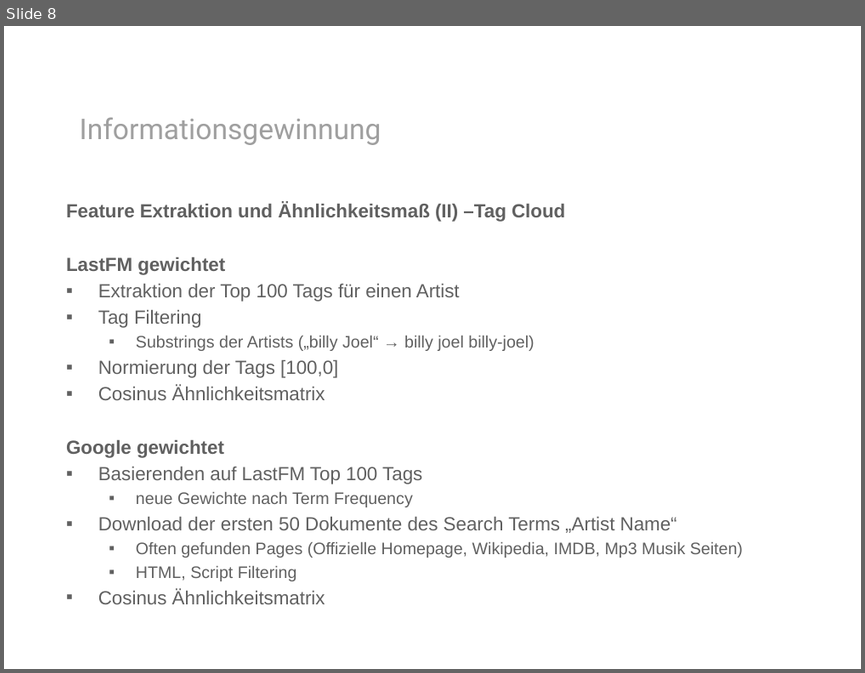
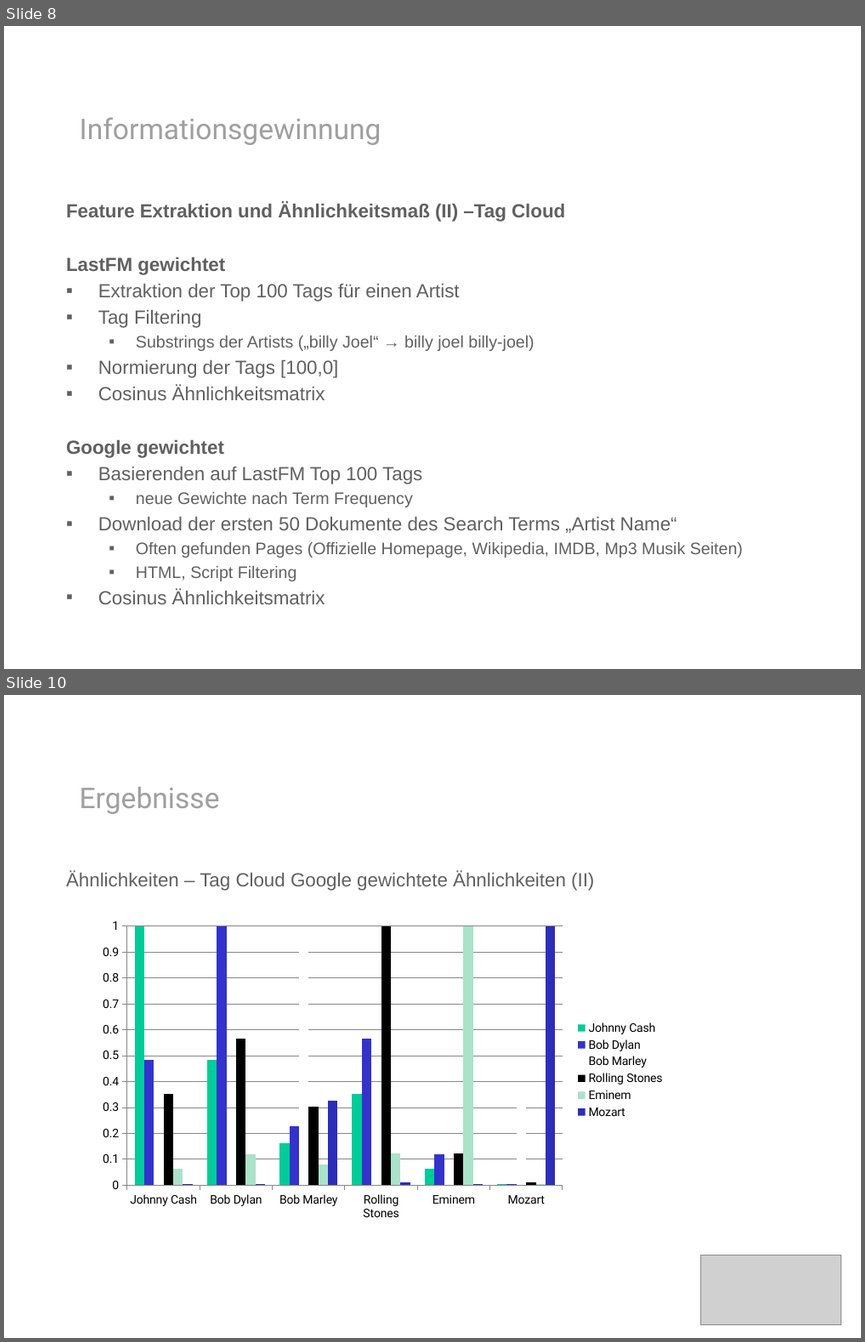
Before and after one commit to rohanprojects/mirlastfm, a slide deck: presentation/presentation.pptx. Shown one above the other, each under a label of ours: slide 8 before the commit, slides 8 and 10 after it; the slides between them are not shown. The pictures are 865x673 and 865x1342 pixels, drawn with LibreOffice and Linux fonts; fonts in the diff are those of the drawing; grey boxes stand for pictures; background and template pictures are left out. Boxes give left, top, right and bottom in pixels: in the first picture for what was removed or moved away, otherwise in the second. Text is boxed around its words. In the diff, an @@ line names an element or a change of style, - is before the commit and + after.

```diff
--- a/presentation/presentation.pptx
+++ b/presentation/presentation.pptx
@@ slide 10 added at box(4, 695, 861, 1338), background #FFFFFF @@
@@ text added at box(80, 787, 220, 814), 24 pt, text #9F9F9F @@
+Ergebnisse
@@ text added at box(66, 871, 594, 891), 16 pt, text #606060 @@
+Ähnlichkeiten – Tag Cloud Google gewichtete Ähnlichkeiten (II)
@@ column chart added at box(92, 913, 674, 1227) @@
+categories: Johnny Cash, Bob Dylan, Bob Marley, Rolling Stones, Eminem, Mozart
+Johnny Cash: 1, 0.48, 0.16, 0.35, 0.07, 0
+Bob Dylan: 0.48, 1, 0.23, 0.57, 0.12, 0.01
+Bob Marley: 0.16, 0.23, 1, 0.3, 0.08, 0.33
+Rolling Stones: 0.35, 0.57, 0.3, 1, 0.12, 0.01
+Eminem: 0.07, 0.12, 0.08, 0.12, 1, 0
+Mozart: 0, 0.01, 0.33, 0.01, 0, 1
@@ picture added at box(701, 1255, 841, 1325) @@
```
Also in this commit, not shown: 5 slides changed, 9 other files.
